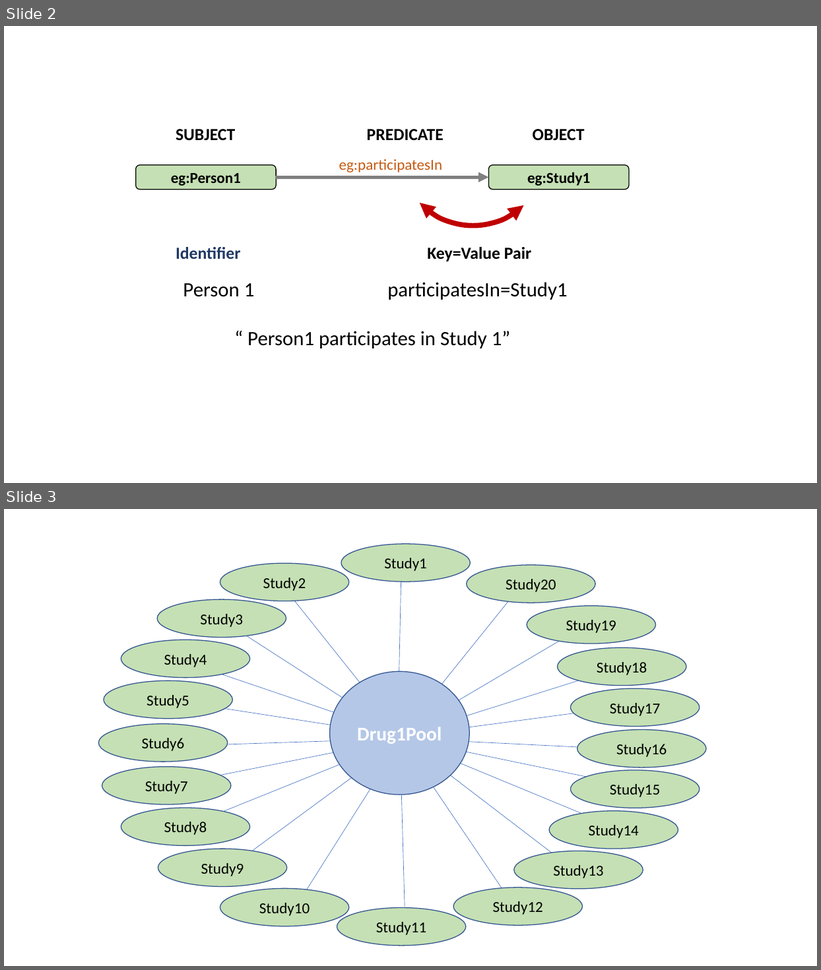
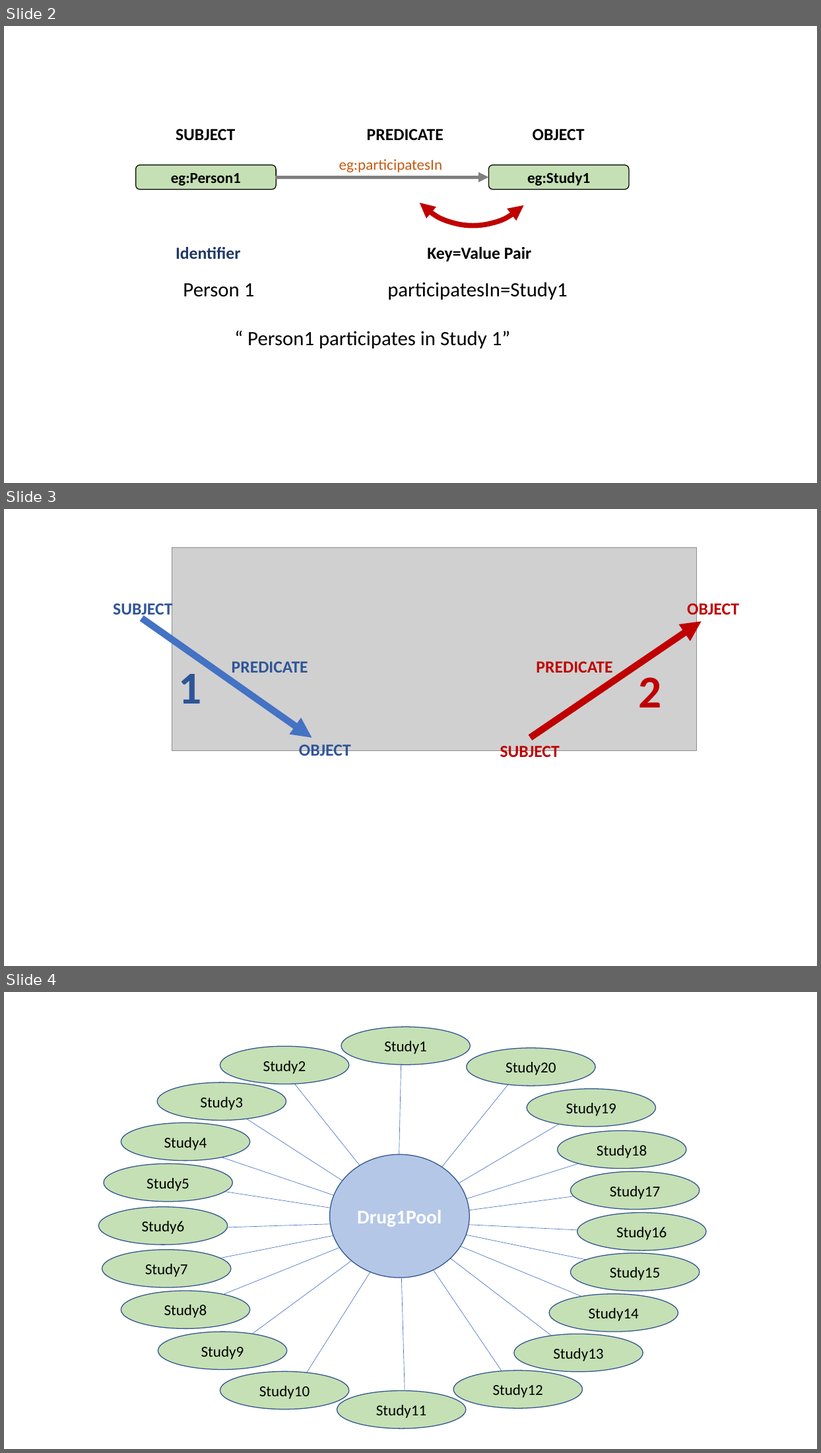
Before and after one commit to phuse-org/LinkedDataWorkshop, a slide deck: CSS2018/presentation/images/ImagesForPres.pptx. Shown one above the other, each under a label of ours: slides 2 and 3 before the commit, slides 2, 3 and 4 after it. The pictures are 821x970 and 821x1453 pixels, drawn with LibreOffice and Linux fonts; fonts in the diff are those of the drawing; grey boxes stand for pictures. Boxes give left, top, right and bottom in pixels: in the first picture for what was removed or moved away, otherwise in the second. Text is boxed around its words. In the diff, an @@ line names an element or a change of style, - is before the commit and + after.

```diff
--- a/CSS2018/presentation/images/ImagesForPres.pptx
+++ b/CSS2018/presentation/images/ImagesForPres.pptx
@@ slide 3 added at <box>4,509,817,966</box>, background #FFFFFF @@
@@ picture added at <box>172,548,697,751</box> @@
@@ text added at <box>113,601,172,619</box>, 20 pt, text #2F5597, bold @@
+SUBJECT
@@ text added at <box>687,601,739,619</box>, 20 pt, text #C00000, bold @@
+OBJECT
@@ arrow added from (142, 618) to (312, 738), #4472C4 8 pt @@
@@ arrow added from (531, 738) to (702, 621), #C00000 8 pt @@
@@ text added at <box>232,661,308,673</box>, 20 pt, text #2F5597, bold @@
+PREDICATE
@@ text added at <box>536,661,613,673</box>, 20 pt, text #C00000, bold @@
+PREDICATE
@@ text added at <box>178,674,201,704</box>, 54 pt, text #2F5597, bold @@
+1
@@ text added at <box>638,677,661,708</box>, 54 pt, text #C00000, bold @@
+2
@@ text added at <box>299,745,351,760</box>, 20 pt, text #2F5597, bold @@
+OBJECT
@@ text added at <box>500,746,560,761</box>, 20 pt, text #C00000, bold @@
+SUBJECT
@@ what was slide 3 is now slide 4 @@
```
Also in this commit, not shown: 5 other files.
